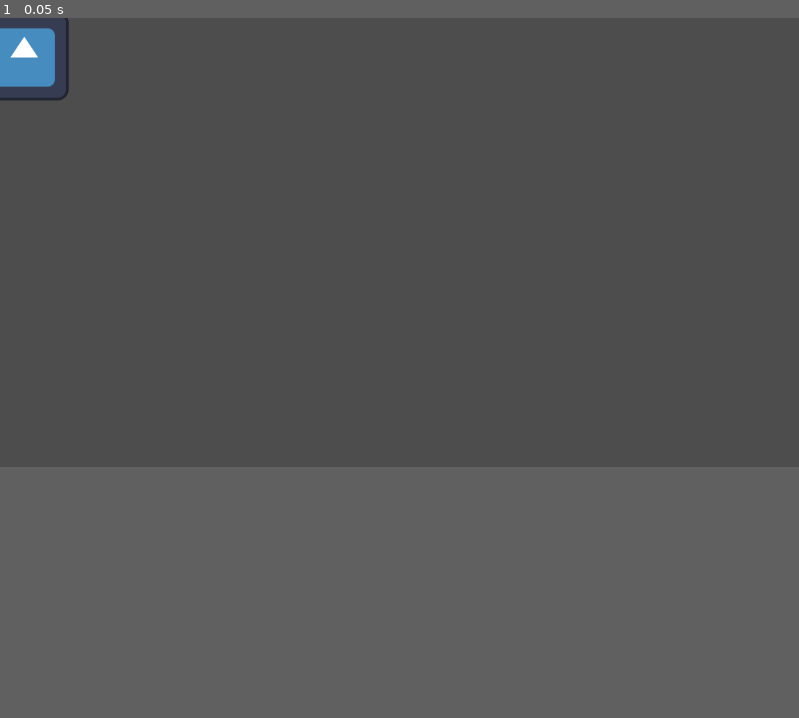
Above: before the commit, frame 1.
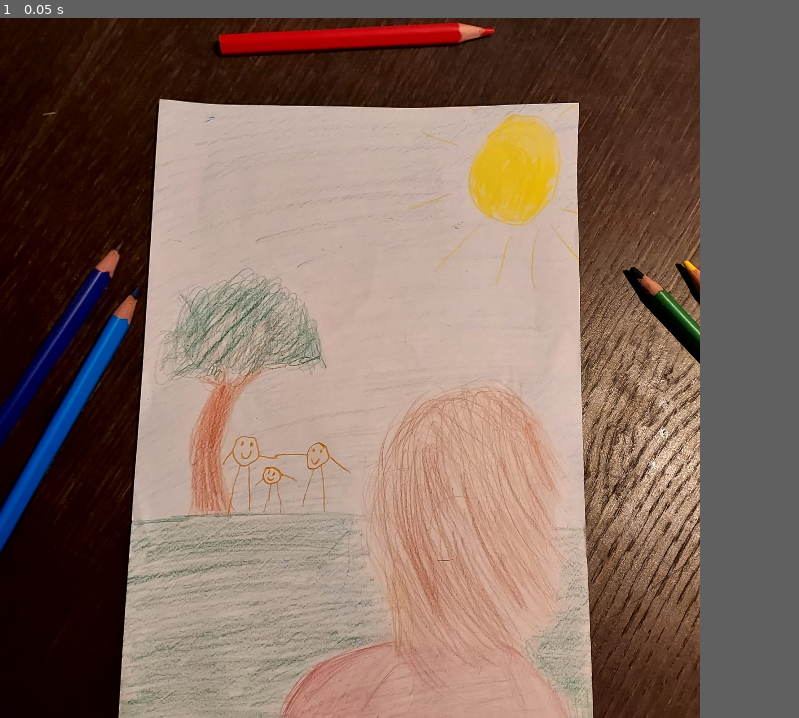
Above: after the commit, the same moment.

Repository: Tepitron/rebel-yell
Game: Godot game, scene res://Scripts/node_2d.tscn
The game is run twice, just before and just after one commit, with the same random seed, the same clock (stepped at 60 frames per second) and the same inputs. Before the commit the project has no main scene; this scene is started directly in both runs. The engine's default icon, where the game draws it, is replaced by a stand-in: a white triangle on a blue panel in a dark square.
Inputs:
- Up to frame 1 (0.05 s): no input
In our replay, the window is 799x449 before the commit and 700x700 after it. These sizes can differ from the game's own. Grey fills any space a smaller window leaves; there, only what the larger window draws over its background counts as a difference.

The runs differ from the first frame. In frame 1, 82% of the frame differs, in the area x 0-88%, y 0-100%.

Commit message:
Change screen resolution and added background image

Diff:
--- a/Scripts/node_2d.tscn
+++ b/Scripts/node_2d.tscn
@@ -1,17 +1,10 @@
-[gd_scene load_steps=4 format=3 uid="uid://k0u0whav4jh"]
+[gd_scene load_steps=2 format=3 uid="uid://k0u0whav4jh"]
 
-[ext_resource type="Shader" path="res://Shaders/saturation.gdshader" id="1_p7e81"]
-[ext_resource type="Texture2D" uid="uid://b8e0ogt4kh1mf" path="res://icon.svg" id="2_2ka4f"]
-
-[sub_resource type="ShaderMaterial" id="ShaderMaterial_0l1uw"]
-shader = ExtResource("1_p7e81")
-shader_parameter/brightness = 1.49012e-08
-shader_parameter/contrast = 1.0
-shader_parameter/saturation = 1.0
+[ext_resource type="Texture2D" uid="uid://cq2tq5wyfpxlo" path="res://Art_assets/floating tausta.jpg" id="1_rvvbj"]
 
 [node name="Node2D" type="Node2D"]
 
-[node name="Icon" type="Sprite2D" parent="."]
-material = SubResource("ShaderMaterial_0l1uw")
-position = Vector2(35, 55)
-texture = ExtResource("2_2ka4f")
+[node name="FloatingTausta" type="Sprite2D" parent="."]
+position = Vector2(365, 367)
+scale = Vector2(0.360821, 0.360821)
+texture = ExtResource("1_rvvbj")
--- a/node_2d.tscn
+++ b/node_2d.tscn
@@ -1,9 +1,17 @@
-[gd_scene load_steps=2 format=3 uid="uid://b6ad7sru2yey6"]
+[gd_scene load_steps=4 format=3 uid="uid://tb8bpn51mjyp"]
 
+[ext_resource type="Shader" path="res://Shaders/saturation.gdshader" id="1_krme4"]
 [ext_resource type="Texture2D" uid="uid://b8e0ogt4kh1mf" path="res://icon.svg" id="1_okbbj"]
+
+[sub_resource type="ShaderMaterial" id="ShaderMaterial_twy5u"]
+shader = ExtResource("1_krme4")
+shader_parameter/brightness = -0.5
+shader_parameter/contrast = -1.38
+shader_parameter/saturation = 1.23
 
 [node name="Node2D" type="Node2D"]
 
 [node name="Icon" type="Sprite2D" parent="."]
+material = SubResource("ShaderMaterial_twy5u")
 position = Vector2(163, 45)
 texture = ExtResource("1_okbbj")
--- a/project.godot
+++ b/project.godot
@@ -11,5 +11,11 @@
 [application]
 
 config/name="TearDrops"
+run/main_scene="res://Scripts/node_2d.tscn"
 config/features=PackedStringArray("4.3", "Forward Plus")
 config/icon="res://icon.svg"
+
+[display]
+
+window/size/viewport_width=700
+window/size/viewport_height=700
